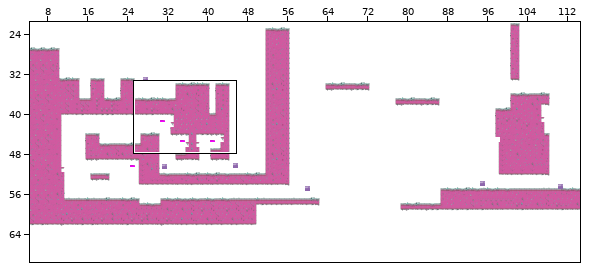
Tiled map: res/maps/spacemap.tmx. The picture above shows the old version from afar; the outline marks the close-up.
Close-up. First the earlier version:
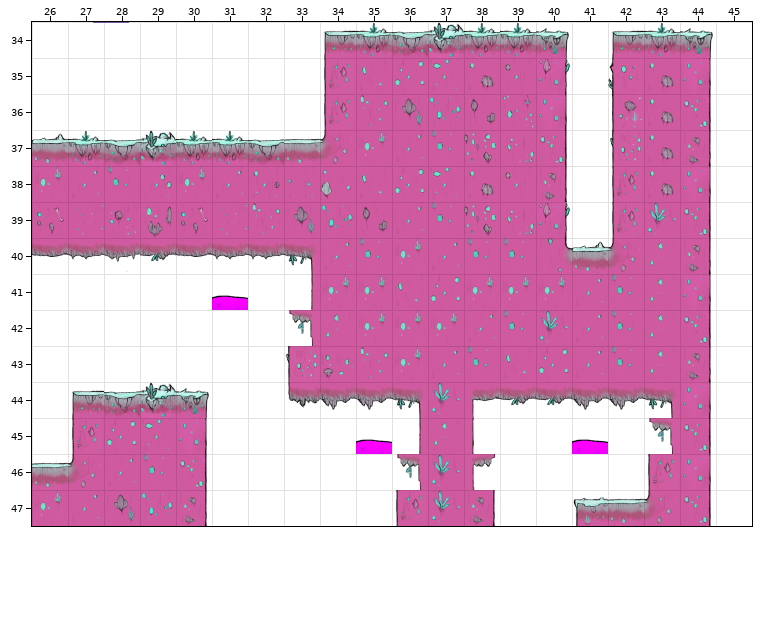
Cells are 64x64 px. Shown: x 26..45, y 34..47. The commit also changed other parts of the map, which this record leaves out. Tiles whose own drawing changed are shown in their newer look in all pictures.
Now the later version:
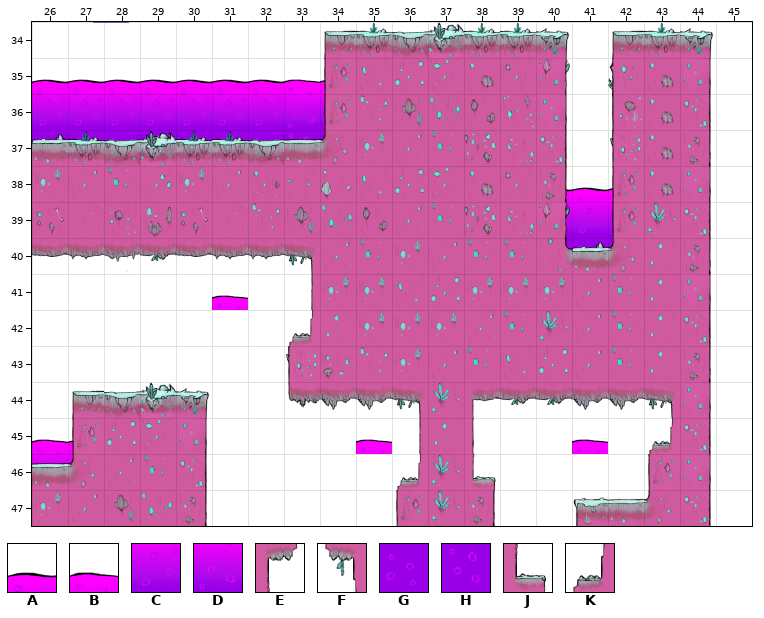
Key: from "tiledmap_final": A 179, B 180, C 204, D 205, E 211, F 212, G 229, H 230, J 236, K 237.
_ is an empty cell.
Tiles replaced or removed in this view: E, F.
Tiles of an added or newly shown layer are drawn over the layers below it.
Change:
Changed rows in their new state; . is an unchanged cell.
Layer "LAVA" (added):
first column x 26:
35 AAAAAAABB........
36 CCCCCCCDD........
37 GGGGGGGHH........
38 ..............AAB
39 ..............CCD
40 ..............GGH
first column x 26:
45 BA
46 DC
Layer "Tiles":
first column x 33:
42 K..........
45 ..........K
46 ...K.J.....
